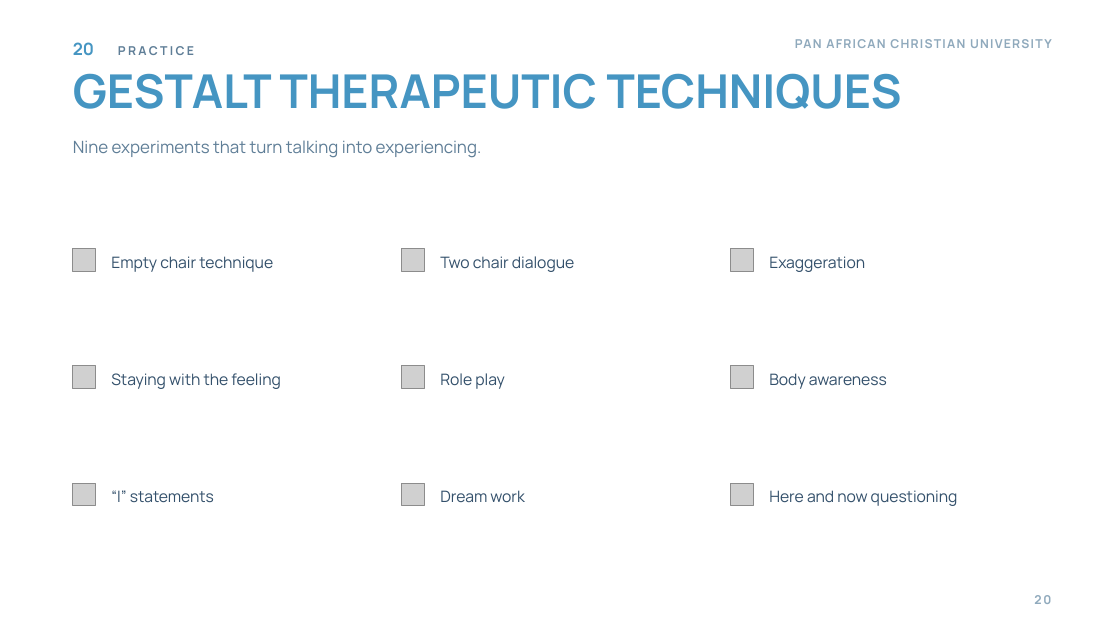
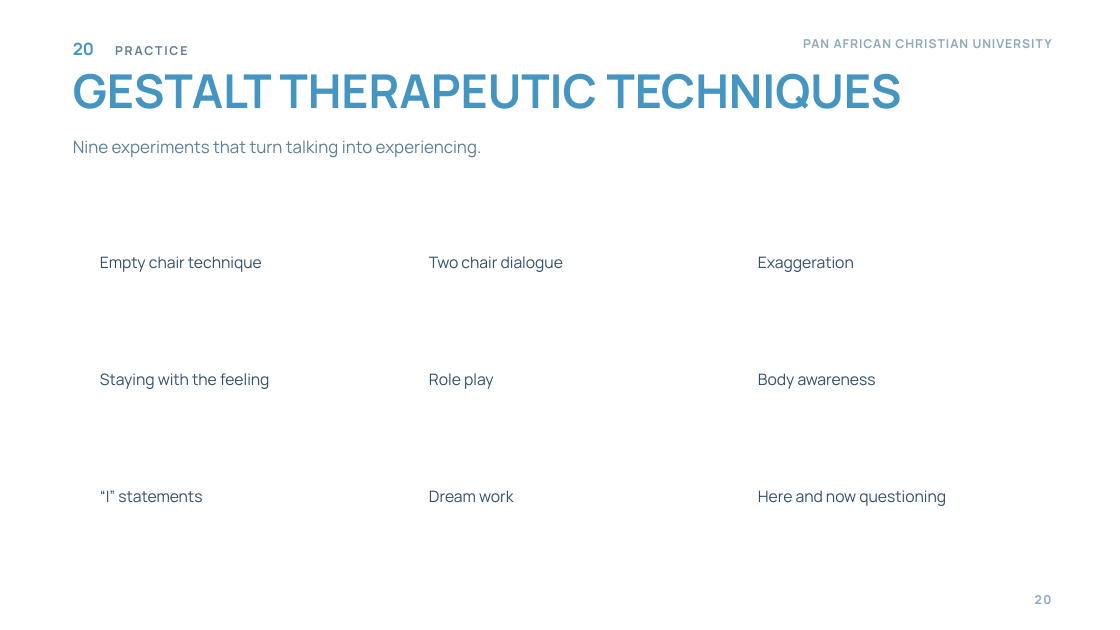
Before and after one commit to wambetebenjamin/Business-e-books, a slide deck: slide 20 of presentations/gestalt-theory-counselling/Gestalt Theory and Its Application to Counselling.pptx. Drawn at 1120x630 pixels with LibreOffice and Linux fonts; fonts in the diff are those of the drawing; grey boxes stand for pictures; background and template pictures are left out. Boxes give left, top, right and bottom in pixels: in the first picture for what was removed or moved away, otherwise in the second. Text is boxed around its words. In the diff, an @@ line names an element or a change of style, - is before the commit and + after.

```diff
--- a/presentations/gestalt-theory-counselling/Gestalt Theory and Its Application to Counselling.pptx
+++ b/presentations/gestalt-theory-counselling/Gestalt Theory and Its Application to Counselling.pptx
@@ text "20 PRACTICE" at (73, 42, 187, 56): letter spacing 2 to 1.6 pt in "PRACTICE" @@
@@ text "PAN AFRICAN CHRISTIAN UNIVERSITY" at (803, 39, 968, 48): letter spacing 1.1 to 0.8 pt @@
@@ picture removed at (73, 249, 96, 271) @@
@@ text "Empty chair technique": place and size @@
-text "Empty chair technique" at (111, 256, 273, 272)
+text "Empty chair technique" at (100, 256, 262, 272)
@@ picture removed at (402, 249, 424, 271) @@
@@ text "Two chair dialogue": place and size @@
-text "Two chair dialogue" at (440, 256, 574, 272)
+text "Two chair dialogue" at (429, 256, 563, 272)
@@ picture removed at (731, 249, 754, 271) @@
@@ text "Exaggeration": place and size @@
-text "Exaggeration" at (769, 256, 865, 272)
+text "Exaggeration" at (758, 256, 854, 272)
@@ picture removed at (73, 366, 96, 389) @@
@@ text "Staying with the feeling": place and size @@
-text "Staying with the feeling" at (111, 373, 281, 389)
+text "Staying with the feeling" at (100, 373, 270, 389)
@@ picture removed at (402, 366, 424, 389) @@
@@ text "Role play": place and size @@
-text "Role play" at (440, 373, 504, 389)
+text "Role play" at (429, 373, 493, 389)
@@ picture removed at (731, 366, 754, 389) @@
@@ text "Body awareness": place and size @@
-text "Body awareness" at (769, 373, 887, 389)
+text "Body awareness" at (758, 373, 876, 389)
@@ picture removed at (73, 483, 96, 506) @@
@@ text "“I” statements": place and size @@
-text "“I” statements" at (111, 490, 214, 503)
+text "“I” statements" at (100, 490, 202, 503)
@@ picture removed at (402, 483, 424, 506) @@
@@ text "Dream work": place and size @@
-text "Dream work" at (440, 490, 524, 503)
+text "Dream work" at (429, 490, 513, 503)
@@ picture removed at (731, 483, 754, 506) @@
@@ text "Here and now questioning": place and size @@
-text "Here and now questioning" at (769, 490, 958, 506)
+text "Here and now questioning" at (758, 490, 946, 506)
```
Also in this commit, not shown: 30 other slides changed, 33 other files.
